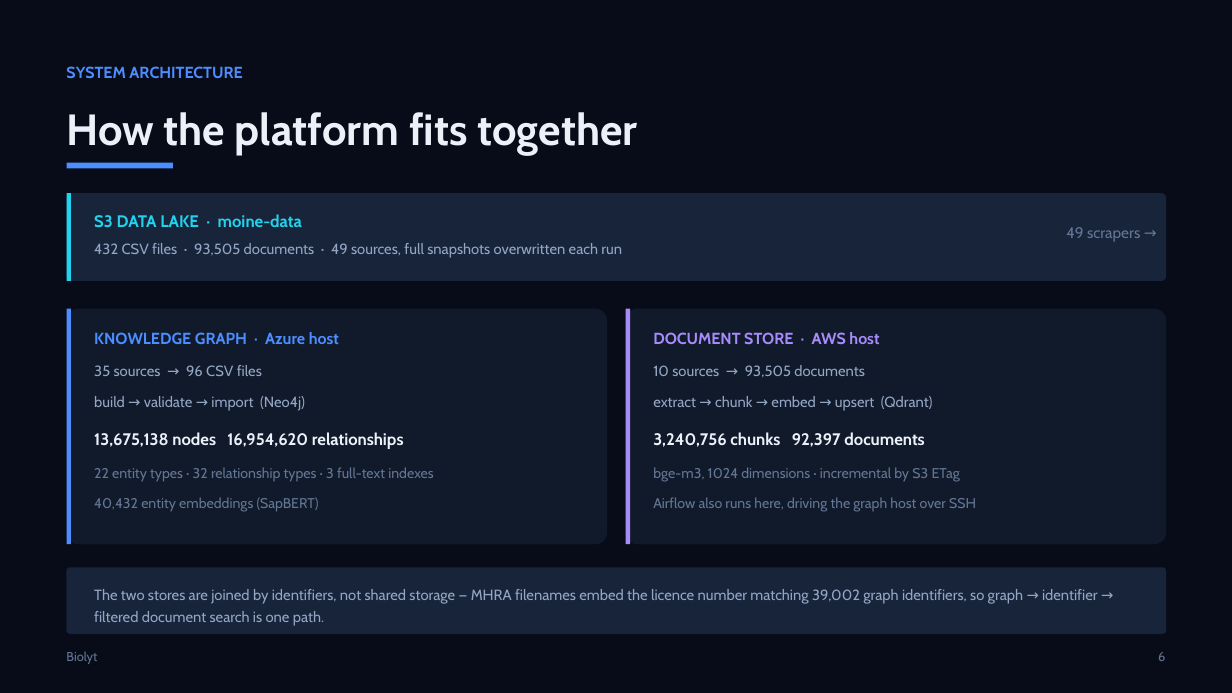
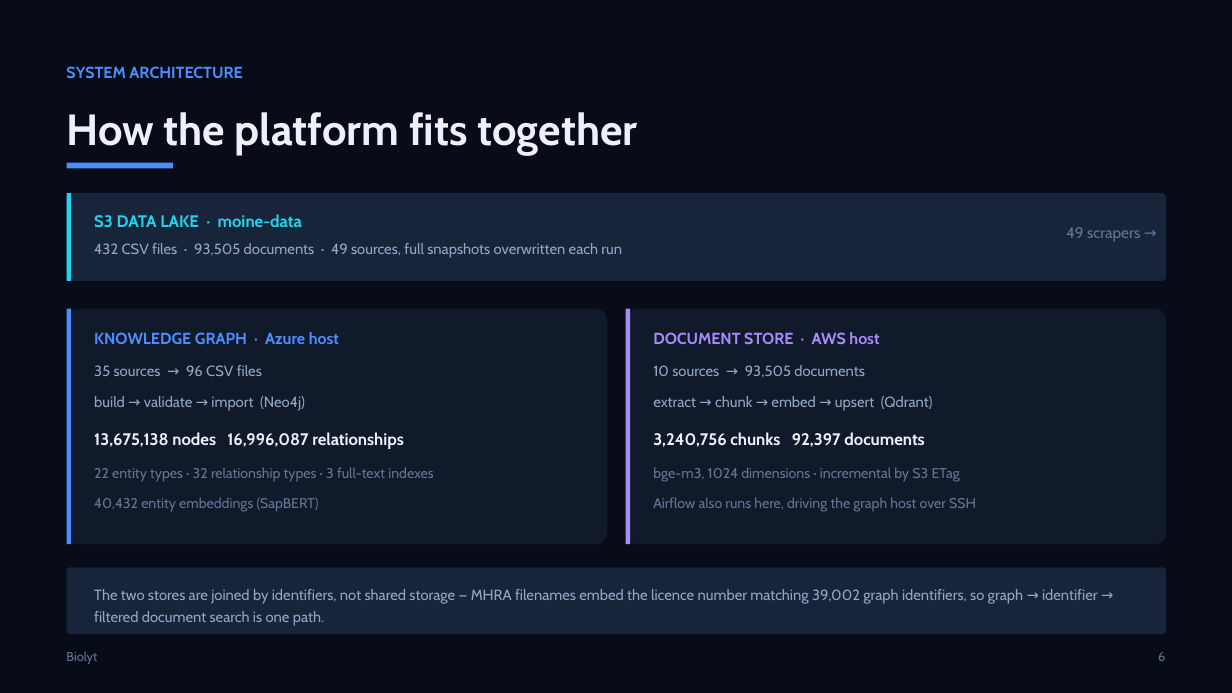
Before and after one commit to helmibiolyt/fullPipeline, a slide deck: slide 6 of presentation/Biolyt_Platform.pptx. Drawn at 1232x693 pixels with LibreOffice and Linux fonts; fonts in the diff are those of the drawing. Boxes give left, top, right and bottom in pixels: in the first picture for what was removed or moved away, otherwise in the second. Text is boxed around its words. In the diff, an @@ line names an element or a change of style, - is before the commit and + after.

```diff
--- a/presentation/Biolyt_Platform.pptx
+++ b/presentation/Biolyt_Platform.pptx
@@ text at [94,432,404,449]: text changed @@
-13,675,138 nodes 16,954,620 relationships
+13,675,138 nodes 16,996,087 relationships
```
Also in this commit, not shown: 1 other slide changed, 4 other files.
